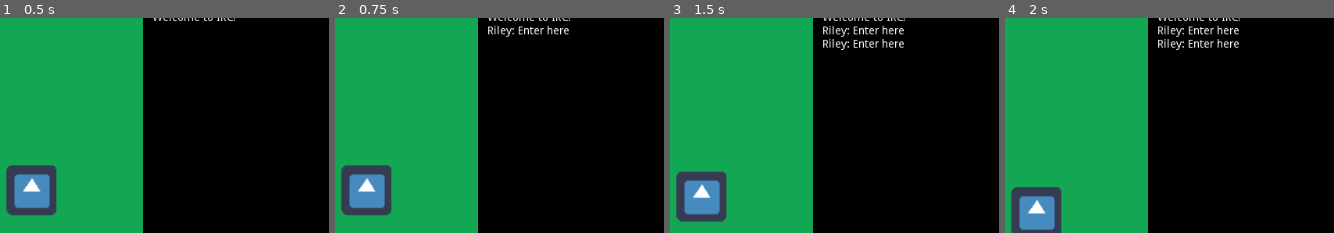
Above: before the commit, frames 1-4 (left to right).
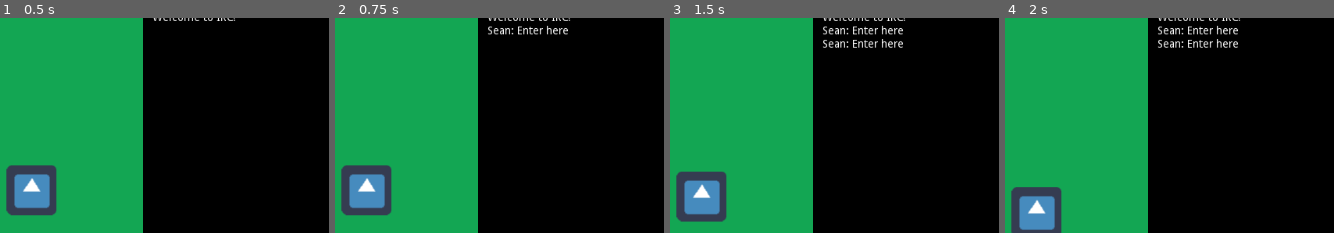
Above: after the commit, the same moments.

Repository: SeanKuehl/MultiplayerIRC
Game: Godot game, scene res://IRC.tscn
The game is run twice, just before and just after one commit, with the same random seed, the same clock (stepped at 60 frames per second) and the same inputs. This scene is started directly instead of the project's main scene. The engine's default icon, where the game draws it, is replaced by a stand-in: a white triangle on a blue panel in a dark square.
Inputs (mouse positions are % of the whole screen's width and height, from its top left):
- Up to frame 1 (0.5 s): no input
- Up to frame 2 (0.75 s): click (72, 92) at 0.5 s
- Up to frame 3 (1.5 s): tap Enter at 1.25 s; hold Up (walk_up) from 1.28 s (still down)
- Up to frame 4 (2 s): keep holding Up (walk_up)
The pictures show only the part of the screen within x 0-50%, y 5-55%; the shares and areas given below are measured in that part.

Frame 1 is identical in both runs. In frame 2, 0.6% of the frame differs, in the area x 46-72%, y 3-9%; in frame 3, 1.1%, in the area x 46-72%, y 3-15%; in frame 4, 1.1%.

Commit message:
changed the names for host/client since Ri will be hosting now, now all I have to do to set it up is put in the IP he forwards the port on

Diff:
--- a/IRC.gd
+++ b/IRC.gd
@@ -40,9 +40,11 @@
 
 	#this works!
 	if get_tree().is_network_server():
+		#Riley will be doing the port forwarding, thus will be hosting so it's his computer
+		#that will be the host
+		userName = "Riley"
+	else:
 		userName = "Sean"
-	else:
-		userName = "Riley"
 
 	textToSend = $TextEnter.text
 	$TextBackground/TextDisplay.text += userName+": "+textToSend+"\n"
--- a/Root.gd
+++ b/Root.gd
@@ -18,7 +18,7 @@
 	#IP 127... uses the current device(localhost). I would have to replace this with the port I forward.
 	#for Riley to be able to connect, otherwise it would try to connect to an open server on his computer which would not exist
 	#this is still useful for testing
-	net.create_client("10.0.0.61", 6969)	#this is the IP of my linux PC
+	net.create_client("", 6969)	#I'll need to put the IP that Riley forwards here,
 	get_tree().set_network_peer(net)
 
 
Not shown, added: .mono/metadata/ide_messaging_meta.txt
